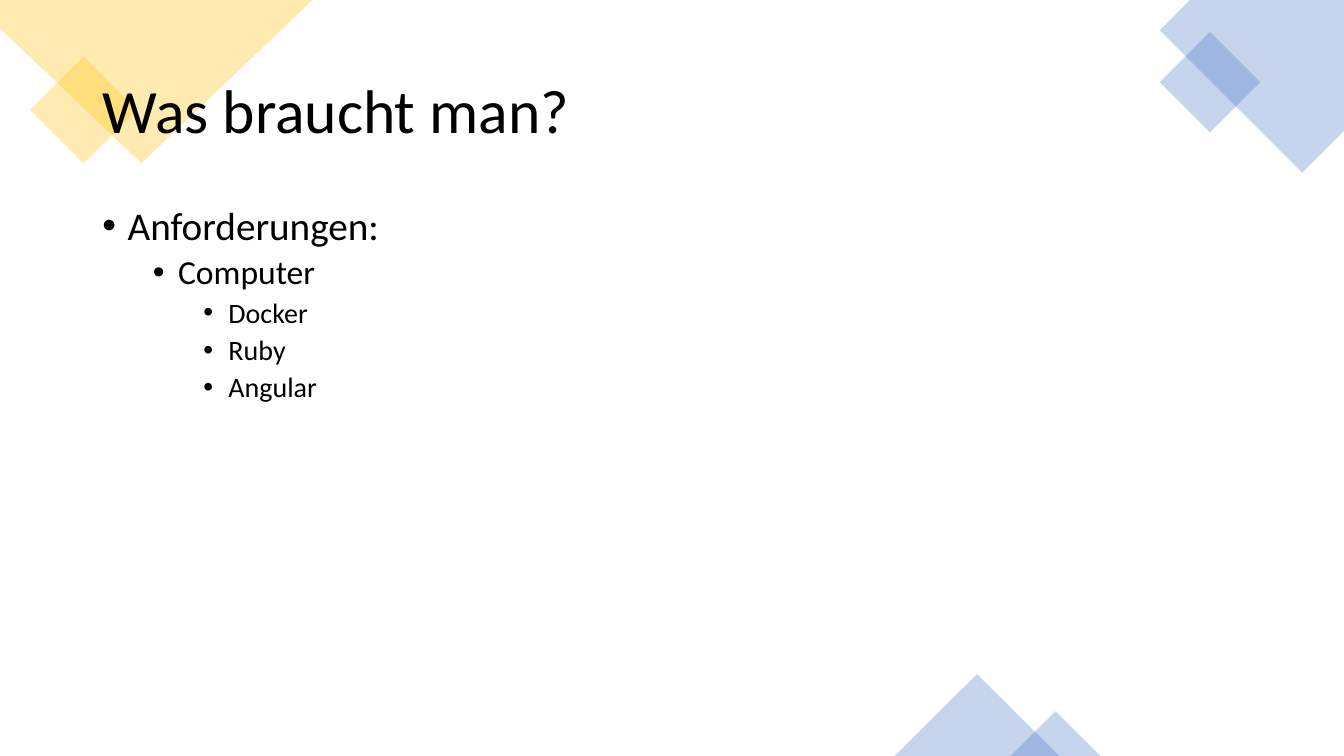
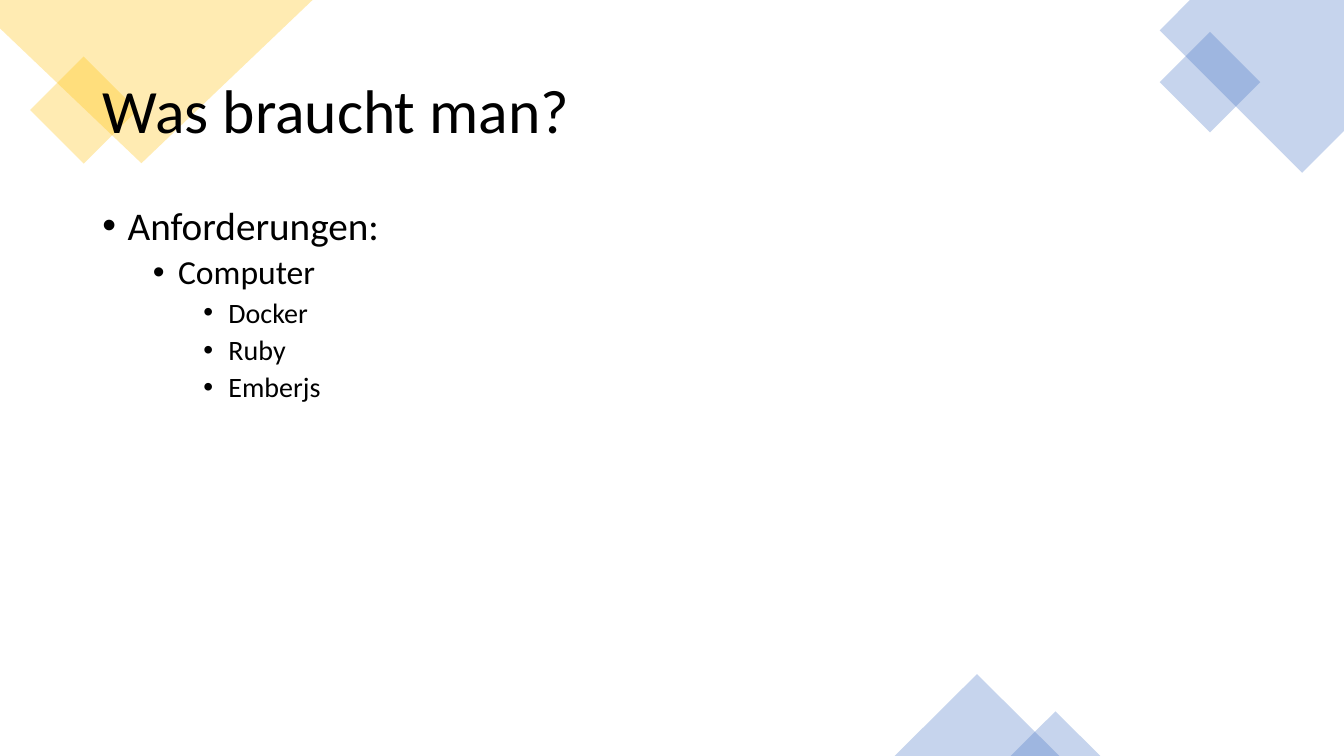
Before and after one commit to RamonaChristen/PSE-Documents, a slide deck: slide 6 of Presentations/Demo.pptx. Drawn at 1344x756 pixels with LibreOffice and Linux fonts; fonts in the diff are those of the drawing. Boxes give left, top, right and bottom in pixels: in the first picture for what was removed or moved away, otherwise in the second. Text is boxed around its words. In the diff, an @@ line names an element or a change of style, - is before the commit and + after.

```diff
--- a/Presentations/Demo.pptx
+++ b/Presentations/Demo.pptx
@@ text at [228, 377, 320, 402]: text changed @@
-    • Angular
+    • Emberjs
```
Also in this commit, not shown: 3 slides removed, 2 other files.
